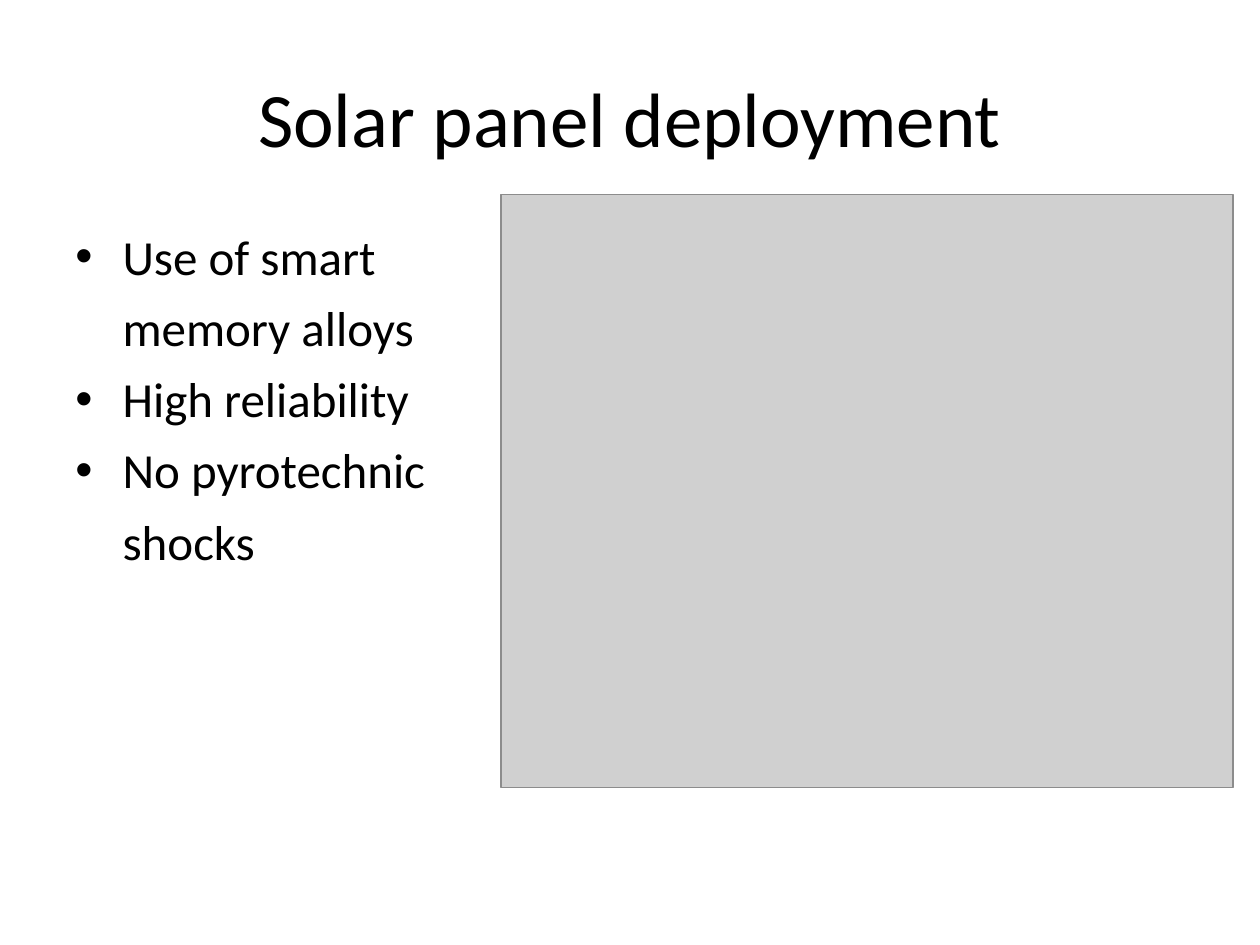
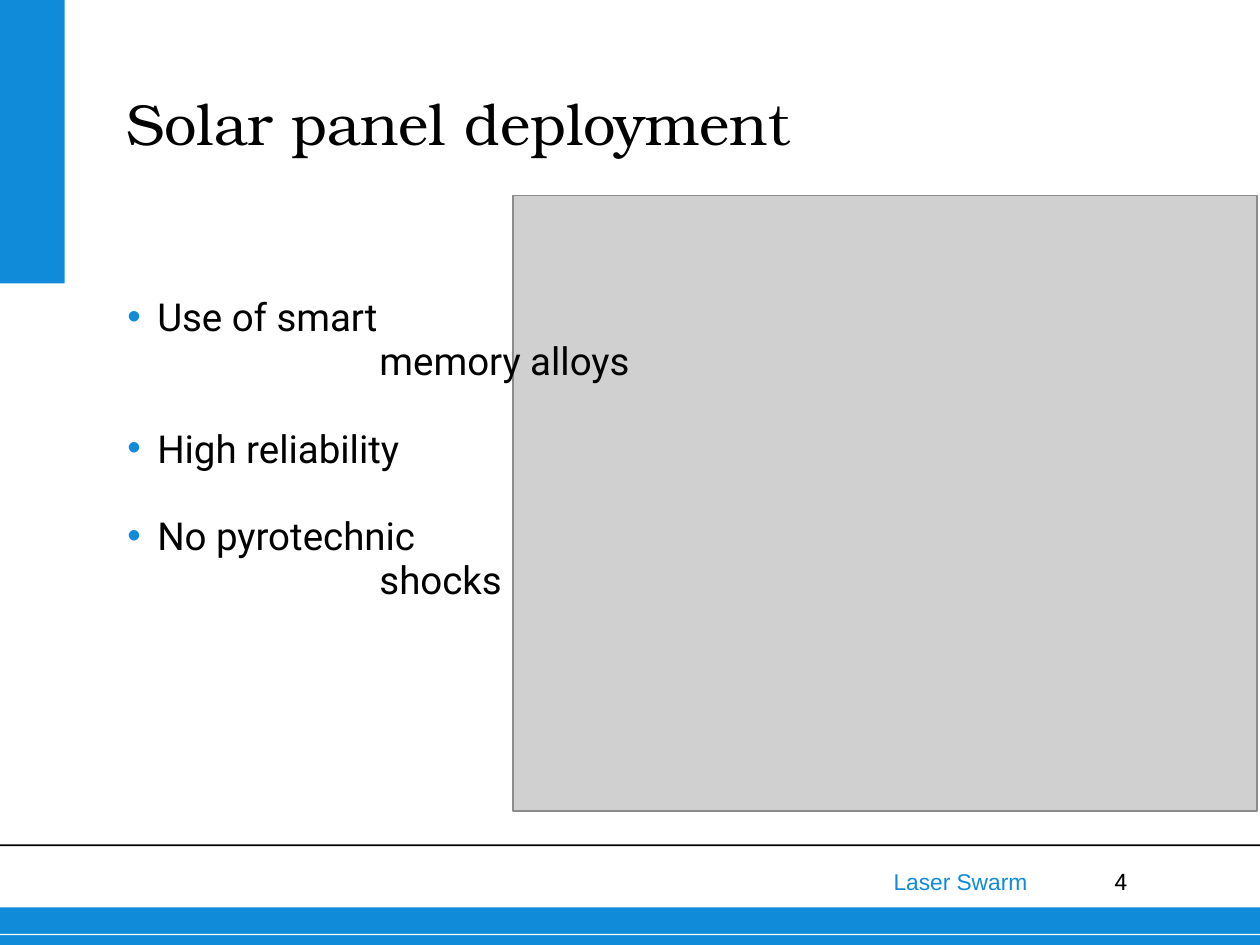
Before and after one commit to thewisenerd/laser-swarm, a slide deck: slide 4 of finalPresentation/subsections/EPS Final Design.ppt. Drawn at 1260x945 pixels with LibreOffice and Linux fonts; fonts in the diff are those of the drawing; grey boxes stand for pictures; background and template pictures are left out. Boxes give left, top, right and bottom in pixels: in the first picture for what was removed or moved away, otherwise in the second. Text is boxed around its words. In the diff, an @@ line names an element or a change of style, - is before the commit and + after.

```diff
--- a/finalPresentation/subsections/EPS Final Design.ppt
+++ b/finalPresentation/subsections/EPS Final Design.ppt
@@ rectangle added at <box>0,0,64,284</box>, fill #108BD9 @@
@@ text "Solar panel deployment": place and size @@
-text "Solar panel deployment" at <box>258,93,1001,160</box>
+text "Solar panel deployment" at <box>126,103,790,159</box>
@@ text "Solar panel deployment" at <box>126,103,790,159</box>: size 44 to 33 pt, font Calibri to TeX Gyre Bonum; alignment centre to left; indent changed; vertical alignment middle to bottom @@
@@ picture: place and size @@
-picture at <box>501,194,1234,788</box>
+picture at <box>513,195,1256,810</box>
@@ text "Use of smart": place and size @@
-text "Use of smart" at <box>123,241,425,561</box>
+text "Use of smart" at <box>157,301,629,595</box>
@@ text "Use of smart" at <box>157,301,629,595</box>: size 28 to 22 pt, font Calibri to Roboto; indent changed; line spacing 1 to 25pt; less space between paragraphs; bullet colour #000000 to #108BD9 @@
@@ line added from (0, 845) to (1260, 845), #000000 0.99 pt @@
@@ text added at <box>894,874,1028,891</box>, 13 pt, text #108BD9 @@
+Laser Swarm
@@ page number added at <box>1114,873,1127,890</box>, 13 pt, text #000000 @@
+4
@@ rectangle added at <box>0,907,1260,945</box>, fill #108BD9 @@
@@ line added from (0, 935) to (1260, 935), #FFFFFF 0.74 pt @@
```
Also in this commit, not shown: 8 other slides changed.
